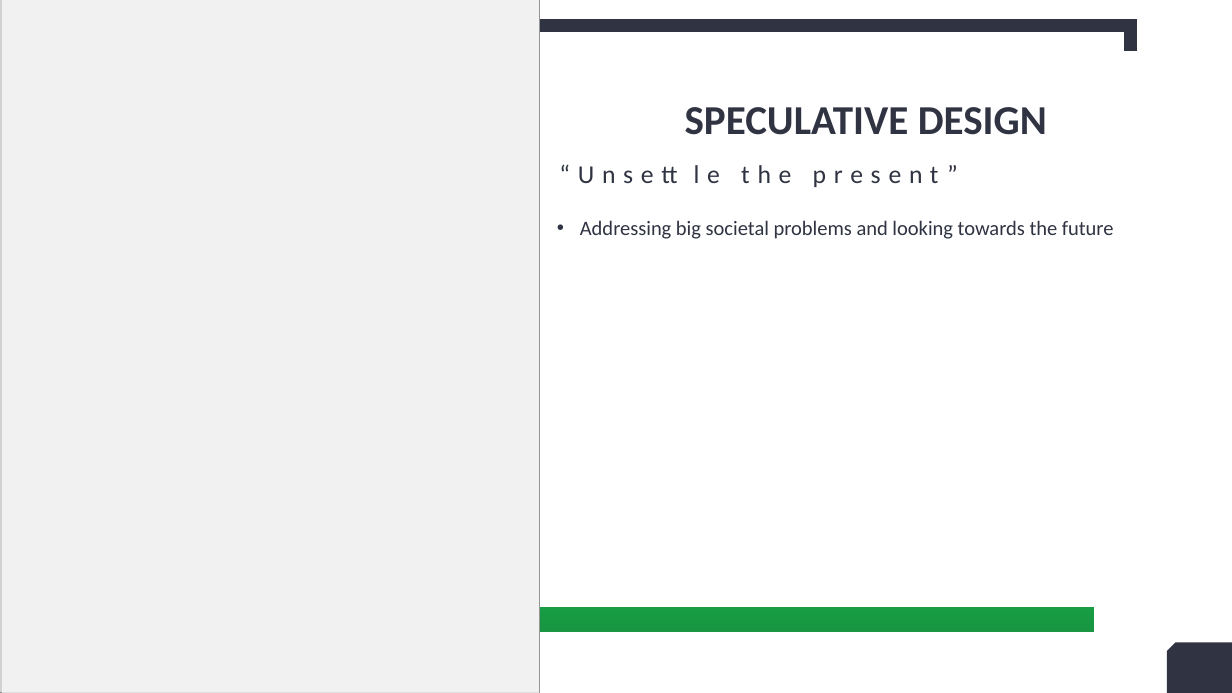
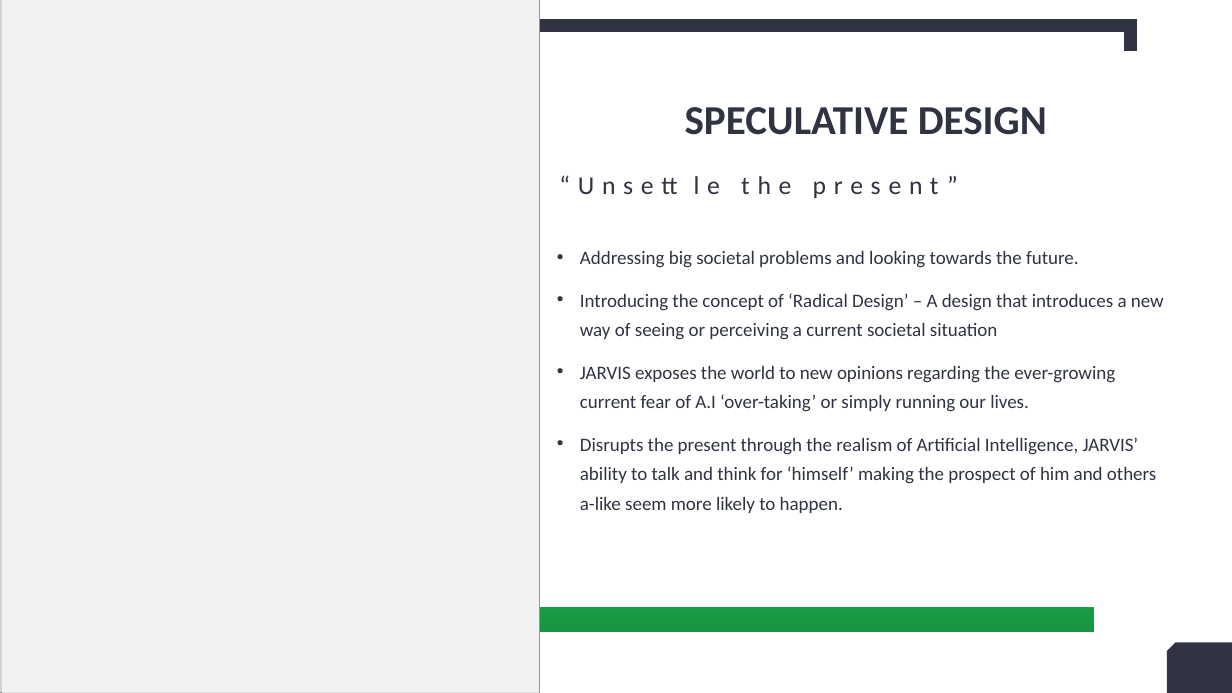
Before and after one commit to RandumbFluke/Design_Contexts_Year_1, a slide deck: slide 5 of Assignment 2/Jarvis x spotify.pptx (slide 4 before the commit). Drawn at 1232x693 pixels with LibreOffice and Linux fonts; fonts in the diff are those of the drawing; grey boxes stand for pictures. Boxes give left, top, right and bottom in pixels: in the first picture for what was removed or moved away, otherwise in the second. Text is boxed around its words. In the diff, an @@ line names an element or a change of style, - is before the commit and + after.

```diff
--- a/Assignment 2/Jarvis x spotify.pptx
+++ b/Assignment 2/Jarvis x spotify.pptx
@@ text "“Unsettle the present”" rewrapped from [1030, 220, 1058, 235] to [648, 438, 737, 454] @@
@@ text at [580, 251, 1164, 513]: text changed; size 16 to 14.8 pt @@
-• Addressing big societal problems and looking towards the future
+• Addressing big societal problems and looking towards the future.
+• Introducing the concept of ‘Radical Design’ – A design that introduces a new way of seeing or perceiving a current societal situation
+• JARVIS exposes the world to new opinions regarding the ever-growing current fear of A.I ‘over-taking’ or simply running our lives.
+• Disrupts the present through the realism of Artificial Intelligence, JARVIS’ ability to talk and think for ‘himself’ making the prospect of him and others a-like seem more likely to happen.
```
Also in this commit, not shown: 2 other slides changed, 2 slides added.
